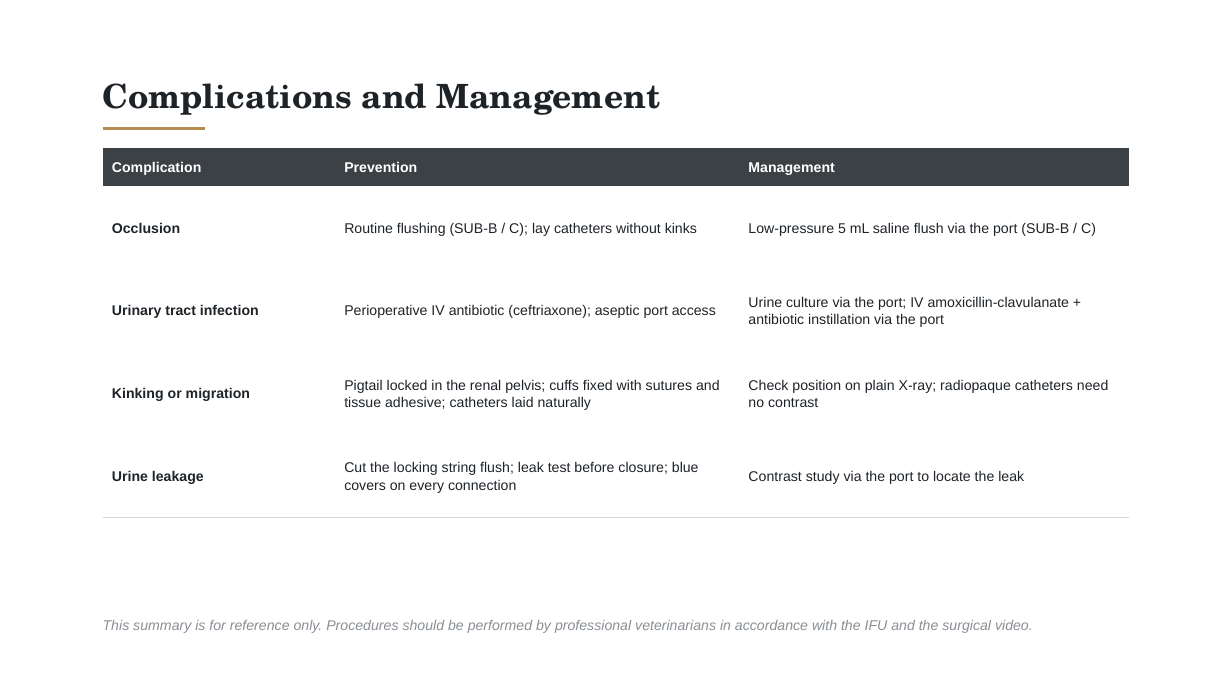
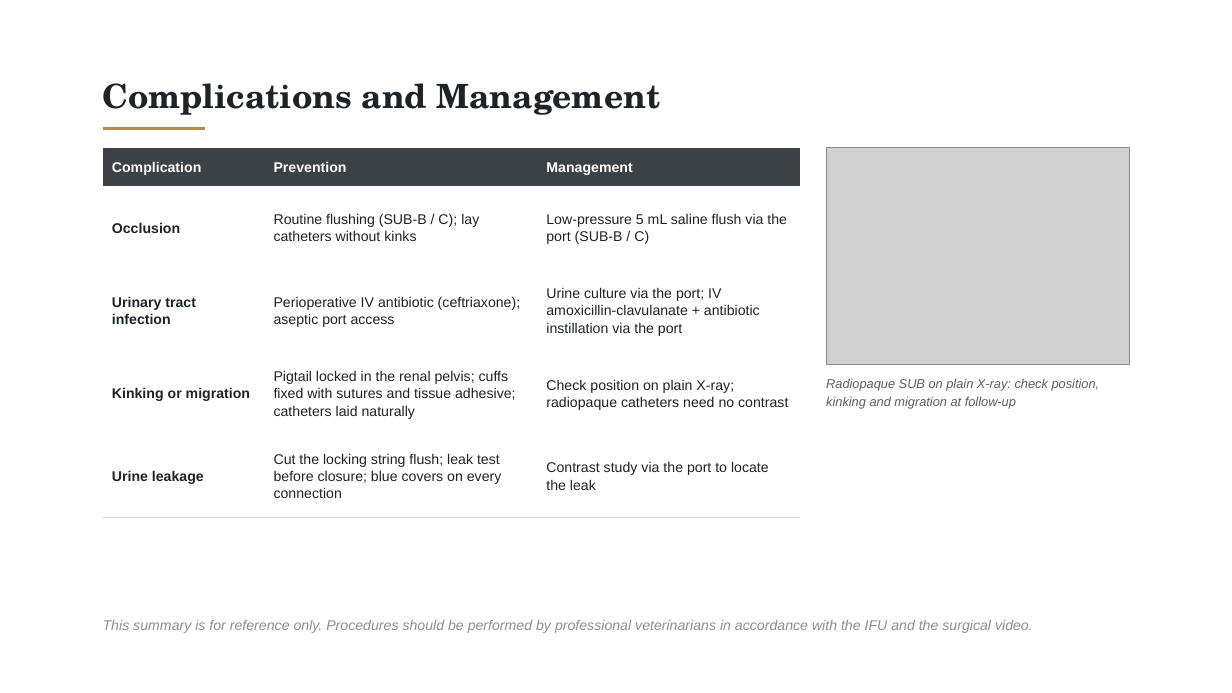
Before and after one commit to pikrosart-jpg/Material, a slide deck: slide 11 of Feline_SUB_System_Introduction_v72.pptx (slide 10 before the commit). Drawn at 1232x693 pixels with LibreOffice and Linux fonts; fonts in the diff are those of the drawing; grey boxes stand for pictures. Boxes give left, top, right and bottom in pixels: in the first picture for what was removed or moved away, otherwise in the second. Text is boxed around its words. In the diff, an @@ line names an element or a change of style, - is before the commit and + after.

```diff
--- a/Feline_SUB_System_Introduction_v72.pptx
+++ b/Feline_SUB_System_Introduction_v72.pptx
@@ table: place and size @@
-table at [103,148,1129,518]
+table at [103,148,799,518]
@@ picture added at [826,148,1129,364] @@
@@ text added at [826,378,1100,408], 10 pt, text #5A5F64, italic @@
+Radiopaque SUB on plain X-ray: check position, kinking and migration at follow-up
```
Also in this commit, not shown: 1 other slide changed, 1 slide added.
